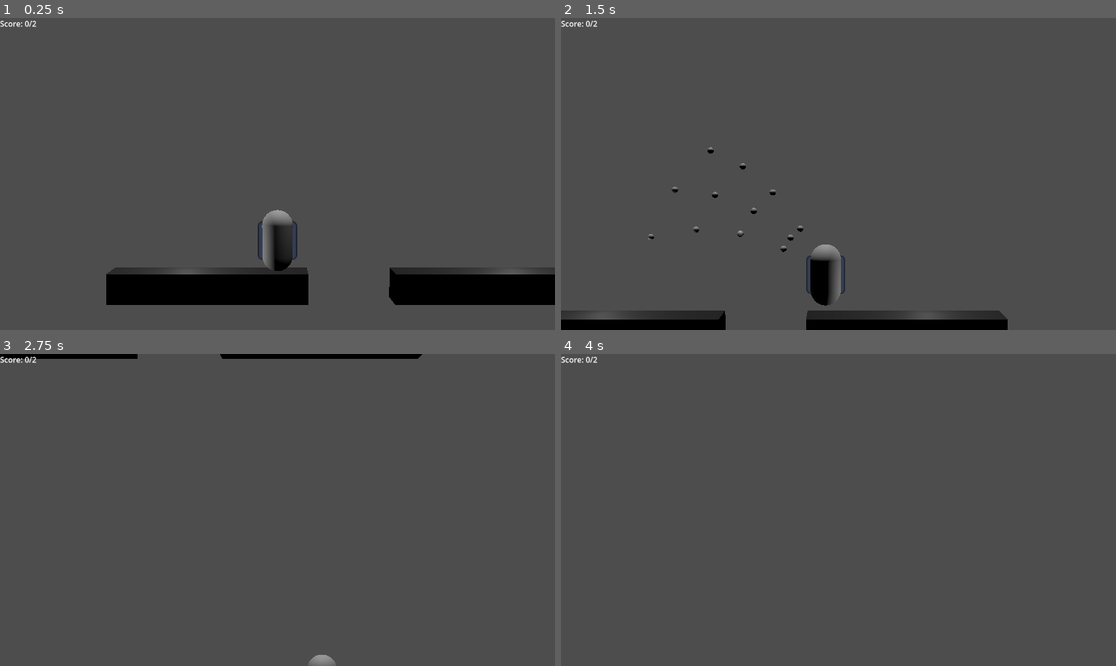
Above: before the commit, frames 1-4 (two rows, left to right).
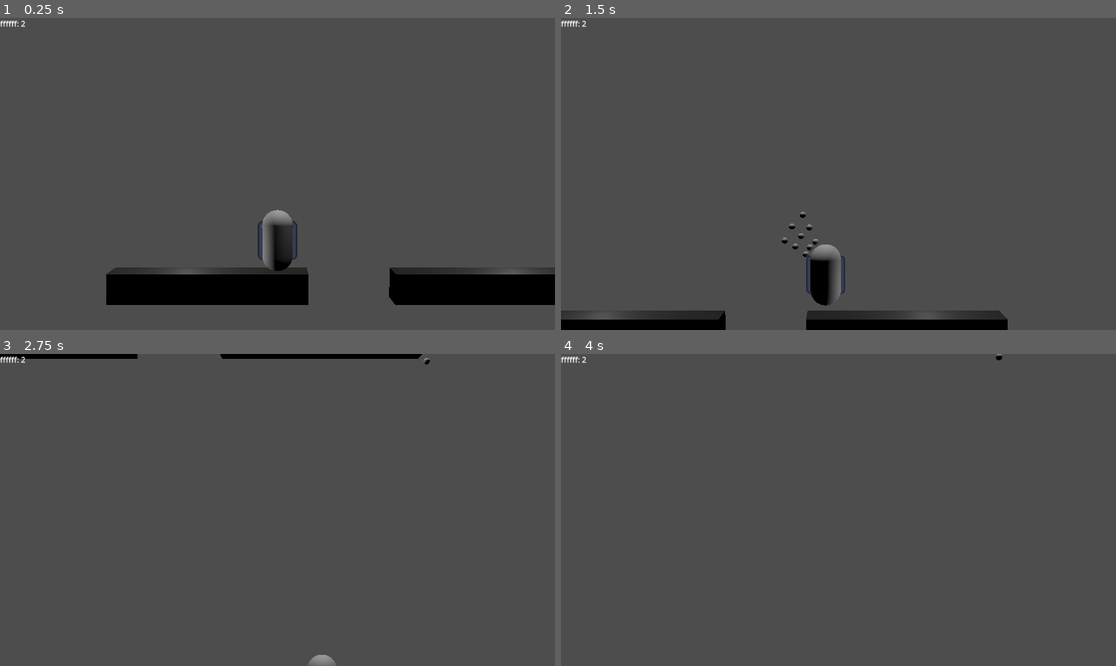
Above: after the commit, the same moments.

Repository: theowiik/project-epic-footsies-2
Game: Godot game, scene res://scenes/main.tscn
Two runs of this game, one before a commit and one after it. Both use one fixed random seed, a clock stepped at 60 frames per second and the inputs below. The engine's default icon, where the game draws it, is replaced by a stand-in: a white triangle on a blue panel in a dark square.
Inputs (mouse positions are in pixels of both pictures, inside the frame that each line leads up to):
- Up to frame 1 (0.25 s): no input
- Up to frame 2 (1.5 s): tap Enter (ui_accept) at 0.5, 0.77 s; move the mouse to (960, 158) at 0.52 s; hold Right (ui_right) 0.53-1.28 s; hold K 0.53-1.28 s; click (960, 158) at 0.67 s; move the mouse to (727, 189) at 1.27 s; hold Left (ui_left) from 1.28 s (still down); tap J at 1.35 s; click (727, 189) at 1.42 s
- Up to frame 3 (2.75 s): tap Enter (ui_accept) at 1.52 s; move the mouse to (333, 441) at 2.02 s; release Left (ui_left) at 2.03 s; hold Right (ui_right) from 2.03 s (still down); hold L from 2.03 s (still down); click (333, 441) at 2.17 s
- Up to frame 4 (4 s): move the mouse to (810, 572) at 2.77 s; release L at 2.78 s; tap K at 2.85 s; click (810, 572) at 2.92 s; tap Enter (ui_accept) at 3.02, 3.77 s; move the mouse to (1005, 556) at 3.52 s; release Right (ui_right) at 3.53 s; hold Left (ui_left) from 3.53 s (still down); hold J from 3.53 s (still down); click (1005, 556) at 3.67 s

The runs differ from the first frame. In frame 1, less than 0.1% of the frame differs, in the area x 0-7%, y 0-3%; in frame 2, 0.4%, in the area x 0-47%, y 0-77%; in frame 3, 0.1%; in frame 4, 0.1%.

Commit message:
Add coloring logic

Diff:
--- a/game/scripts/bulb.gd
+++ b/game/scripts/bulb.gd
@@ -1,11 +1,22 @@
 extends Area3D
 
+signal bulb_hit(new_team_color: Color)
+
 @onready var light: OmniLight3D = $OmniLight3D
-@onready var state: String = "normal"
+
+
+func get_color() -> Color:
+	return $OmniLight3D.light_color
 
 
 func _on_area_entered(area: Area3D) -> void:
 	if area.is_in_group(Constants.BULLETS_GROUP):
+		var old_color = light.light_color
+		var new_color = area.team_color
+
+		# Only process if the color actually changed
+		if old_color != new_color:
+			light.light_color = new_color
+			bulb_hit.emit(new_color)
+
 		area.queue_free()
-		light.light_color = Color(1, 0, 0, 1)
-		state = "hit"
--- a/game/scripts/bullet.gd
+++ b/game/scripts/bullet.gd
@@ -1,9 +1,10 @@
 extends Node3D
 
 var velocity: Vector3 = Vector3.ZERO
-var speed: float = 500.0
+var speed: float = 10.0
 var lifetime: float = 3.0
-var gravity: float = 9.81
+var gravity: float = 3
+var team_color: Color = Color.WHITE
 
 
 func _ready():
--- a/game/scripts/hud.gd
+++ b/game/scripts/hud.gd
@@ -3,13 +3,28 @@
 @onready var score_label: Label = $ScoreLabel
 
 
-func _process(delta: float) -> void:
-	var all_bulbs: Array[Node] = get_tree().get_nodes_in_group(Constants.BULBS_GROUP)
-	var hit_bulbs: int = 0
-	var total_bulbs: int = all_bulbs.size()
+func _ready() -> void:
+	for bulb in get_tree().get_nodes_in_group(Constants.BULBS_GROUP):
+		bulb.bulb_hit.connect(recalculate_scores)
+	get_tree().node_added.connect(_on_node_added)
+	recalculate_scores()
 
-	for bulb in all_bulbs:
-		if bulb.state == "hit":
-			hit_bulbs += 1
 
-	score_label.text = "Score: " + str(hit_bulbs) + "/" + str(total_bulbs)
+func _on_node_added(node: Node) -> void:
+	if node.is_in_group(Constants.BULBS_GROUP):
+		node.bulb_hit.connect(recalculate_scores)
+		recalculate_scores()
+
+
+func recalculate_scores(_color: Color = Color.WHITE) -> void:
+	var counts: Dictionary = {}
+
+	for bulb in get_tree().get_nodes_in_group(Constants.BULBS_GROUP):
+		var color: Color = bulb.get_color()
+		counts[color] = counts.get(color, 0) + 1
+
+	var texts: Array[String] = []
+	for color in counts.keys():
+		texts.append("%s: %d" % [color.to_html(false), counts[color]])
+
+	score_label.text = " | ".join(texts)
--- a/game/scripts/player.gd
+++ b/game/scripts/player.gd
@@ -1,4 +1,6 @@
 extends CharacterBody3D
+
+const team_color: Color = Color(1, 0.4, 0.2, 1)
 
 var facing_direction: int = 1
 
@@ -47,7 +49,7 @@
 	if Input.is_mouse_button_pressed(MOUSE_BUTTON_LEFT):
 		shoot()
 
-	# Handle all movement through the mover
+	# Handle movement
 	var input_vector = get_input()
 	var context = {
 		"velocity_y": velocity.y,
@@ -105,7 +107,7 @@
 
 func shoot():
 	var direction = get_aim_direction()
-	shooter.shoot(global_position, direction, self)
+	shooter.shoot(global_position, direction, team_color, get_parent())
 
 
 func get_aim_direction() -> Vector3:
--- a/game/scripts/shooting/decorators/triple_shot.gd
+++ b/game/scripts/shooting/decorators/triple_shot.gd
@@ -4,14 +4,11 @@
 var spread_angle: float = 15.0
 
 
-func shoot(from_position: Vector3, direction: Vector3, owner_node: Node3D) -> void:
-	# Center bullet
-	base_shooter.shoot(from_position, direction, owner_node)
+func shoot(from_position: Vector3, direction: Vector3, team_color: Color, parent: Node) -> void:
+	base_shooter.shoot(from_position, direction, team_color, parent)
 
-	# Left bullet (rotate around Z axis)
 	var left_dir = direction.rotated(Vector3.FORWARD, deg_to_rad(spread_angle))
-	base_shooter.shoot(from_position, left_dir, owner_node)
+	base_shooter.shoot(from_position, left_dir, team_color, parent)
 
-	# Right bullet (rotate around Z axis)
 	var right_dir = direction.rotated(Vector3.FORWARD, -deg_to_rad(spread_angle))
-	base_shooter.shoot(from_position, right_dir, owner_node)
+	base_shooter.shoot(from_position, right_dir, team_color, parent)
--- a/game/scripts/shooting/default_shooter.gd
+++ b/game/scripts/shooting/default_shooter.gd
@@ -2,7 +2,7 @@
 class_name DefaultShooter
 
 var bullet_scene: PackedScene = load("res://objects/bullet.tscn")
-var bullet_speed: float = 100.0
+var bullet_speed: float = 30.0
 
 
 func get_bullet_scene() -> PackedScene:
@@ -13,13 +13,16 @@
 	return bullet_speed
 
 
-func shoot(from_position: Vector3, direction: Vector3, owner_node: Node3D) -> void:
-	spawn_bullet(from_position, direction, owner_node)
+func shoot(from_position: Vector3, direction: Vector3, team_color: Color, parent: Node) -> void:
+	spawn_bullet(from_position, direction, team_color, parent)
 
 
-func spawn_bullet(from_position: Vector3, direction: Vector3, owner_node: Node3D) -> void:
+func spawn_bullet(
+	from_position: Vector3, direction: Vector3, team_color: Color, parent: Node
+) -> void:
 	var bullet = get_bullet_scene().instantiate()
 	bullet.position = from_position
 	bullet.speed = get_bullet_speed()
 	bullet.set_direction(direction)
-	owner_node.get_parent().add_child(bullet)
+	bullet.team_color = team_color
+	parent.add_child(bullet)
--- a/game/scripts/shooting/shooter_decorator.gd
+++ b/game/scripts/shooting/shooter_decorator.gd
@@ -16,5 +16,5 @@
 	return base_shooter.get_bullet_speed()
 
 
-func shoot(from_position: Vector3, direction: Vector3, owner_node: Node3D) -> void:
-	base_shooter.shoot(from_position, direction, owner_node)
+func shoot(from_position: Vector3, direction: Vector3, team_color: Color, parent: Node) -> void:
+	base_shooter.shoot(from_position, direction, team_color, parent)
--- a/game/scripts/shooting/shooter_interface.gd
+++ b/game/scripts/shooting/shooter_interface.gd
@@ -2,7 +2,7 @@
 class_name ShooterInterface
 
 
-func shoot(_from_position: Vector3, _direction: Vector3, _owner_node: Node3D) -> void:
+func shoot(_from_position: Vector3, _direction: Vector3, _team_color: Color, _parent: Node) -> void:
 	push_error("ShooterInterface.shoot() not implemented")
 
 
